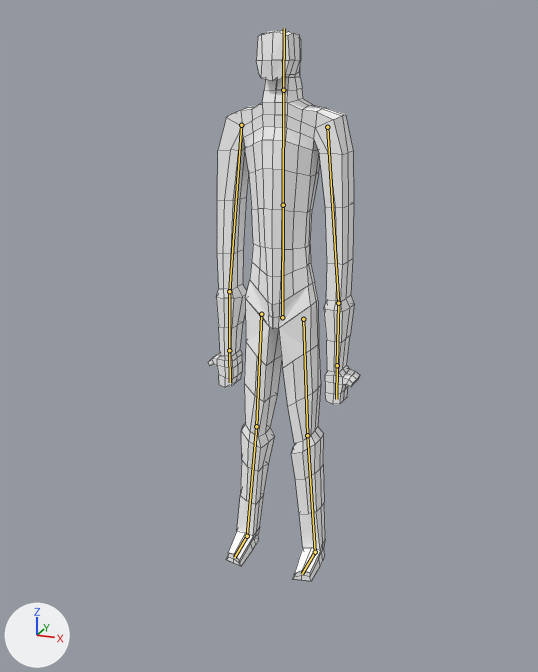
The Blender file Projet/resources/humanWalk.blend: old version first, new version second.
One viewpoint serves both versions: a camera (50 mm lens) standing at (1.92, -5.05, 1.13) and looking at (0.01, -0.29, -0.62). The lights are fixed; the arrows at lower left show +X, +Y and +Z. The bones that bend it are drawn over the model as lines. Mesh edges are drawn as thin lines.

Names of what the first picture shows: 'Model'.
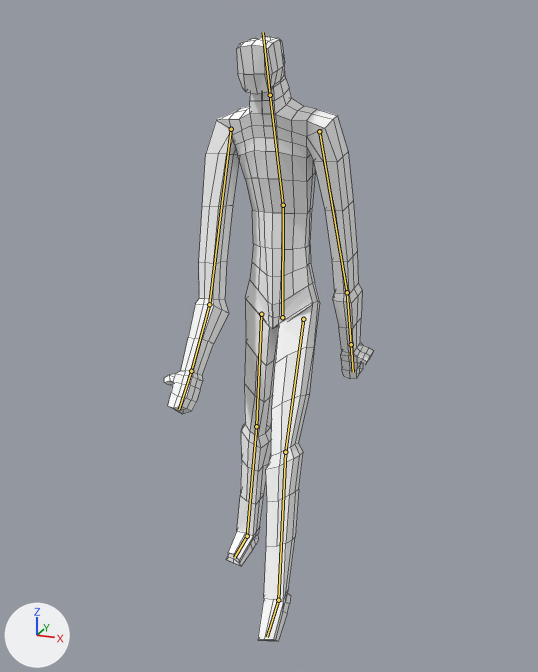
The newer file adds an action. The first version stands in its rest pose; the second is drawn at frame 39 of the action 'ArmatureAction'.

Changed parts and their boxes (x1, y1, x2, y2) in the pictures (538 x 672 px):
'Model', posed (37% wider, 10% taller): before (208, 30, 360, 581); after (164, 36, 373, 642)
bone 'Buste', root to tip: before (283, 205) to (283, 90); after (283, 205) to (270, 95)
bone 'Bras_R', root to tip: before (241, 125) to (229, 291); after (231, 129) to (209, 304)
bone 'AvantBras_R', root to tip: before (229, 291) to (229, 350); after (209, 304) to (191, 371)
bone 'Main_R', root to tip: before (229, 350) to (230, 382); after (191, 371) to (179, 409)
bone 'Cuisse_L', root to tip: before (303, 319) to (307, 435); after (303, 319) to (285, 452)
bone 'Mollet_L', root to tip: before (307, 435) to (315, 552); after (285, 452) to (278, 600)
bone 'Pied_L', root to tip: before (315, 552) to (302, 574); after (278, 600) to (267, 637)

The change, as a diff of the scene's bpy script:
```diff
--- a/Projet/resources/humanWalk.blend.py
+++ b/Projet/resources/humanWalk.blend.py
@@ bone_buste @@
 bone_buste = bpy.data.objects['Armature'].pose.bones['Buste']  # child of 'Ventre'
-bone_buste.rotation_quaternion = (1.0, 0.0, 0.0, 0.0)  # degrees (0, 0, 0)
+bone_buste.rotation_quaternion = (0.991, 0.001, 0.0, 0.136)  # degrees (0, 0, 16)
@@ bone_bras_r @@
 bone_bras_r = bpy.data.objects['Armature'].pose.bones['Bras_R']  # child of 'Buste'
-bone_bras_r.rotation_quaternion = (1.0, 0.0, 0.0, 0.0)  # degrees (0, 0, 0)
+bone_bras_r.rotation_quaternion = (0.981, -0.112, 0.015, 0.159)  # degrees (-12, 4, 18)
@@ bone_avantbras_r @@
 bone_avantbras_r = bpy.data.objects['Armature'].pose.bones['AvantBras_R']  # child of 'Bras_R'
-bone_avantbras_r.rotation_quaternion = (1.0, 0.0, 0.0, 0.0)  # degrees (0, 0, 0)
+bone_avantbras_r.rotation_quaternion = (0.975, 0.003, 0.002, 0.221)  # degrees (0, 0, 26)
@@ bone_main_r @@
 bone_main_r = bpy.data.objects['Armature'].pose.bones['Main_R']  # child of 'AvantBras_R'
-bone_main_r.rotation_quaternion = (1.0, 0.0, 0.0, 0.0)  # degrees (0, 0, 0)
+bone_main_r.rotation_quaternion = (0.999, 0.0, 0.0, 0.04)  # degrees (0, 0, 5)
@@ bone_cuisse_l @@
 bone_cuisse_l = bpy.data.objects['Armature'].pose.bones['Cuisse_L']  # child of 'Ventre'
-bone_cuisse_l.rotation_quaternion = (1.0, 0.0, 0.0, 0.0)  # degrees (0, 0, 0)
+bone_cuisse_l.rotation_quaternion = (0.974, -0.217, -0.01, -0.058)  # degrees (-25, -3, -6)
@@ bone_mollet_l @@
 bone_mollet_l = bpy.data.objects['Armature'].pose.bones['Mollet_L']  # child of 'Cuisse_L'
-bone_mollet_l.rotation_quaternion = (1.0, 0.0, 0.0, 0.0)  # degrees (0, 0, 0)
+bone_mollet_l.rotation_quaternion = (0.996, 0.0, 0.006, 0.083)  # degrees (0, 1, 10)
@@ bone_pied_l @@
 bone_pied_l = bpy.data.objects['Armature'].pose.bones['Pied_L']  # child of 'Mollet_L'
-bone_pied_l.rotation_quaternion = (1.0, 0.0, 0.0, 0.0)  # degrees (0, 0, 0)
+bone_pied_l.rotation_quaternion = (0.88, -0.475, -0.018, 0.013)  # degrees (-57, -1, 2)
```
